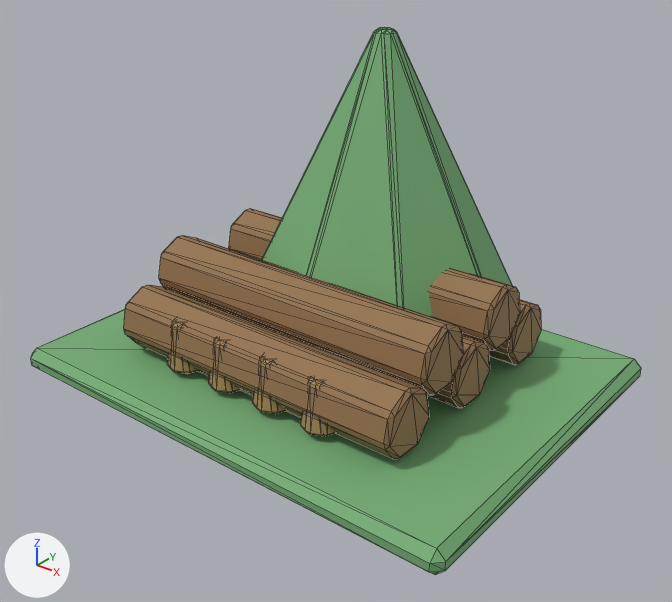
What one commit did to the glTF model public/assets/harthmere/glb/gathering_nodes/north_pine_stand/north_pine_stand.glb.
Rendered twice from a 50 mm lens placed at (2.48, -3.07, 2.31), pointed at (0.07, -0.06, 0.45). Every picture has the same lights, and +X, +Y and +Z are marked at lower left. The older version comes first. Mesh edges are drawn as thin lines. Vertices at exactly the same position are counted once.
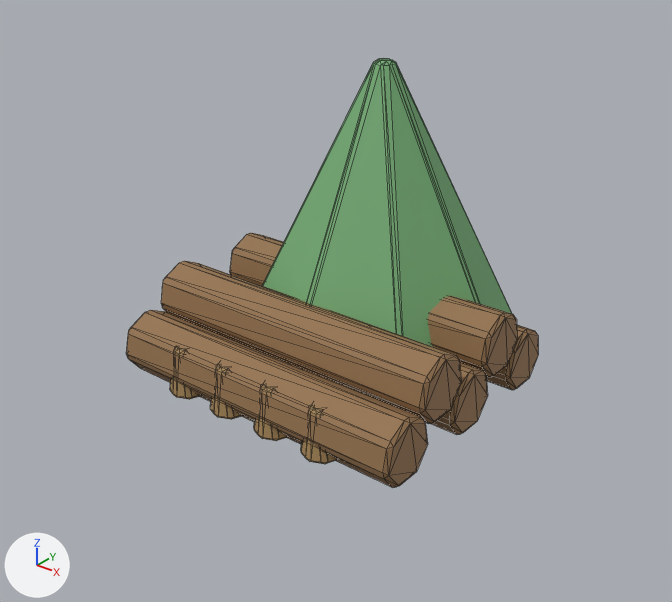
What differs and where, as boxes [x1, y1, x2, y2] in the pictures (672 x 602 px; the box of a moved part takes in the faces that stretch with it):
'Mesh_0', reshaped, moved, rescaled (32% narrower, 22% shorter): before [31, 27, 641, 575]; after [126, 58, 538, 487]
part 1 of me_mesh_0, moved or reshaped: before [209, 338, 240, 393]; after [170, 347, 200, 399]
part 2 of me_mesh_0, moved or reshaped: before [253, 357, 286, 414]; after [210, 365, 241, 419]
part 3 of me_mesh_0, moved or reshaped: before [300, 377, 336, 437]; after [254, 385, 287, 441]
part 4 of me_mesh_0, added (brown): after [301, 406, 336, 464]
part 5 of me_mesh_0, moved or reshaped: before [427, 335, 490, 408]; after [126, 310, 428, 487]
part 6 of me_mesh_0, moved or reshaped: before [229, 209, 520, 350]; after [161, 261, 461, 424]
part 7 of me_mesh_0, moved or reshaped: before [124, 285, 429, 459]; after [430, 362, 488, 435]
part 8 of me_mesh_0, moved or reshaped: before [159, 235, 463, 395]; after [230, 233, 517, 377]
part 9 of me_mesh_0, added (brown): after [486, 325, 538, 390]
part 10 of me_mesh_0, rebuilt: before [262, 27, 513, 317]; after [262, 58, 512, 347]
part 11 of me_mesh_0, deleted (brown): before [168, 320, 198, 374]
part 12 of me_mesh_0, deleted (brown): before [489, 299, 541, 365]
part 13 of me_mesh_0, deleted (green): before [31, 309, 641, 575]

The change, as a diff of the scene's bpy script:
```diff
--- a/public/assets/harthmere/glb/gathering_nodes/north_pine_stand/north_pine_stand.glb.py
+++ b/public/assets/harthmere/glb/gathering_nodes/north_pine_stand/north_pine_stand.glb.py
@@ me_mesh_0 @@
 # used by ob_mesh_0; location = (-1.2, 1.087, 0.0); scale = (0.000146, 0.000146, 0.000146)
-me_mesh_0.from_pydata(...)  # 474 vertices, 904 faces; spans x 0.0..16383.0, y -13567.0..0.0, z 0.0..10888.0
+me_mesh_0.from_pydata(...)  # 450 vertices, 860 faces; spans x 0.0..14780.0, y -16383.0..0.0, z 0.0..13825.0
+# me_mesh_0 part 1: the loose piece of 48 vertices spanning x 6541.0..7794.0, y -11804.0..-10551.0, z 1024.0..2662.0 is multiplied about its middle by the matrix ((1.388, 0.0, 0.0), (0.0, 1.388, 0.0), (0.0, 0.0, 1.388)), then moved by (-3757.0, -4336.0, -572.0)
+# me_mesh_0 part 2: the loose piece of 48 vertices spanning x 8384.0..9637.0, y -11804.0..-10551.0, z 1024.0..2662.0 is multiplied about its middle by the matrix ((1.388, 0.0, 0.0), (0.0, 1.388, 0.0), (0.0, 0.0, 1.388)), then moved by (-3042.0, -4336.0, -572.0)
+# me_mesh_0 part 3: the loose piece of 48 vertices spanning x 10227.0..11480.0, y -11804.0..-10551.0, z 1024.0..2662.0 is multiplied about its middle by the matrix ((1.388, 0.0, 0.0), (0.0, 1.388, 0.0), (0.0, 0.0, 1.388)), then moved by (-2327.0, -4336.0, -572.0)
+# me_mesh_0 part 4: the loose piece of 48 vertices spanning x 10227.0..11480.0, y -11804.0..-10551.0, z 1024.0..2662.0 is copied, and the copy is multiplied about its middle by the matrix ((1.388, 0.0, 0.0), (0.0, 1.388, 0.0), (0.0, 0.0, 1.388)), then moved by (231.0, -4336.0, -572.0); it spans x 10216.0..11955.0, y -16383.0..-14644.0, z 134.0..2408.0
+# me_mesh_0 part 5: the loose piece of 42 vertices spanning x 2867.0..13516.0, y -8460.0..-6385.0, z 927.0..2950.0 is multiplied about its middle by the matrix ((1.388, 0.0, 0.0), (0.0, 1.388, 0.0), (0.0, 0.0, 1.388)), then moved by (-801.0, -7427.0, -535.0)
+# me_mesh_0 part 6: the loose piece of 42 vertices spanning x 2867.0..13516.0, y -6822.0..-4747.0, z 2156.0..4179.0 is multiplied about its middle by the matrix ((1.388, 0.0, 0.0), (0.0, 1.388, 0.0), (0.0, 0.0, 1.388)), then moved by (-801.0, -6792.0, -58.0)
+# me_mesh_0 part 7: the loose piece of 42 vertices spanning x 2867.0..13516.0, y -11737.0..-9662.0, z 927.0..2950.0 is multiplied about its middle by the matrix ((1.388, 0.0, 0.0), (0.0, 1.388, 0.0), (0.0, 0.0, 1.388)), then moved by (-801.0, 397.0, -535.0)
+# me_mesh_0 part 8: the loose piece of 42 vertices spanning x 2867.0..13516.0, y -10099.0..-8024.0, z 2156.0..4179.0 is multiplied about its middle by the matrix ((1.388, 0.0, 0.0), (0.0, 1.388, 0.0), (0.0, 0.0, 1.388)), then moved by (-801.0, 1032.0, -58.0)
+# me_mesh_0 part 9: the loose piece of 42 vertices spanning x 2867.0..13516.0, y -11737.0..-9662.0, z 927.0..2950.0 is copied, and the copy is multiplied about its middle by the matrix ((1.388, 0.0, 0.0), (0.0, 1.388, 0.0), (0.0, 0.0, 1.388)), then moved by (-801.0, 4945.0, -535.0); it spans x 0.0..14780.0, y -7195.0..-4315.0, z 0.0..2808.0
+# me_mesh_0 part 10: the loose piece of 48 vertices spanning x 3363.0..13020.0, y -9658.0..0.0, z 1672.0..10888.0 is rebuilt with 48 vertices and now spans x 688.0..14092.0, y -13405.0..0.0, z 1034.0..13825.0
+# me_mesh_0 part 11: the loose piece of 48 vertices spanning x 4698.0..5951.0, y -11804.0..-10551.0, z 1024.0..2662.0 is deleted
+# me_mesh_0 part 12: the loose piece of 42 vertices spanning x 2867.0..13516.0, y -5184.0..-3109.0, z 927.0..2950.0 is deleted
+# me_mesh_0 part 13: the loose piece of 24 vertices spanning x 0.0..16383.0, y -13567.0..-1279.0, z 0.0..819.0 is deleted
 me_mesh_0.materials.append(mat_north_pine_stand_accent)
@@ ob_mesh_0 @@
 ob_mesh_0 = bpy.data.objects.new('Mesh_0', me_mesh_0)
-ob_mesh_0.location = (-1.2, 1.087, 0.0)
-ob_mesh_0.scale = (0.000146, 0.000146, 0.000146)
+ob_mesh_0.location = (-0.78, 1.087, 0.0)
+ob_mesh_0.scale = (0.000106, 0.000106, 0.000106)
```
